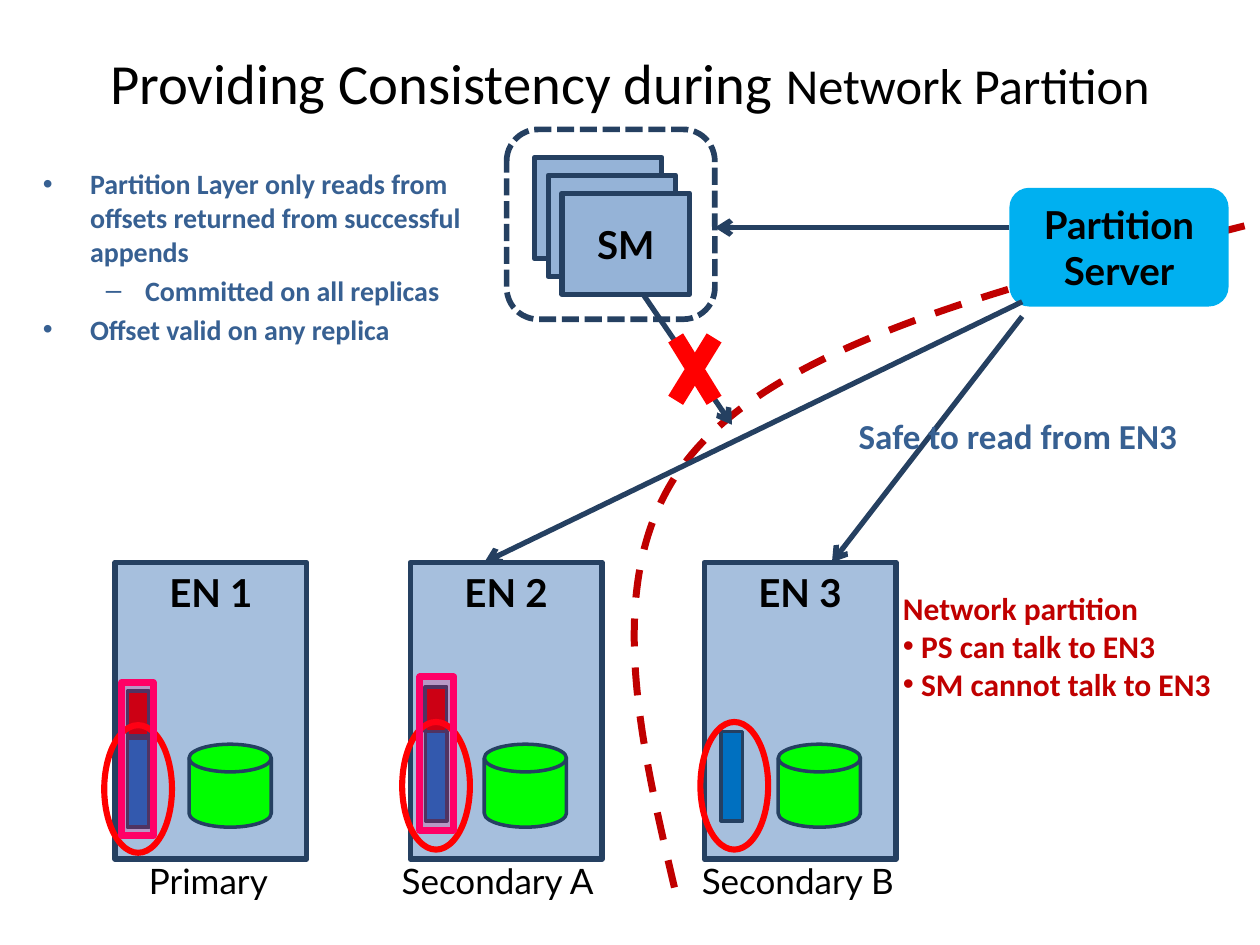
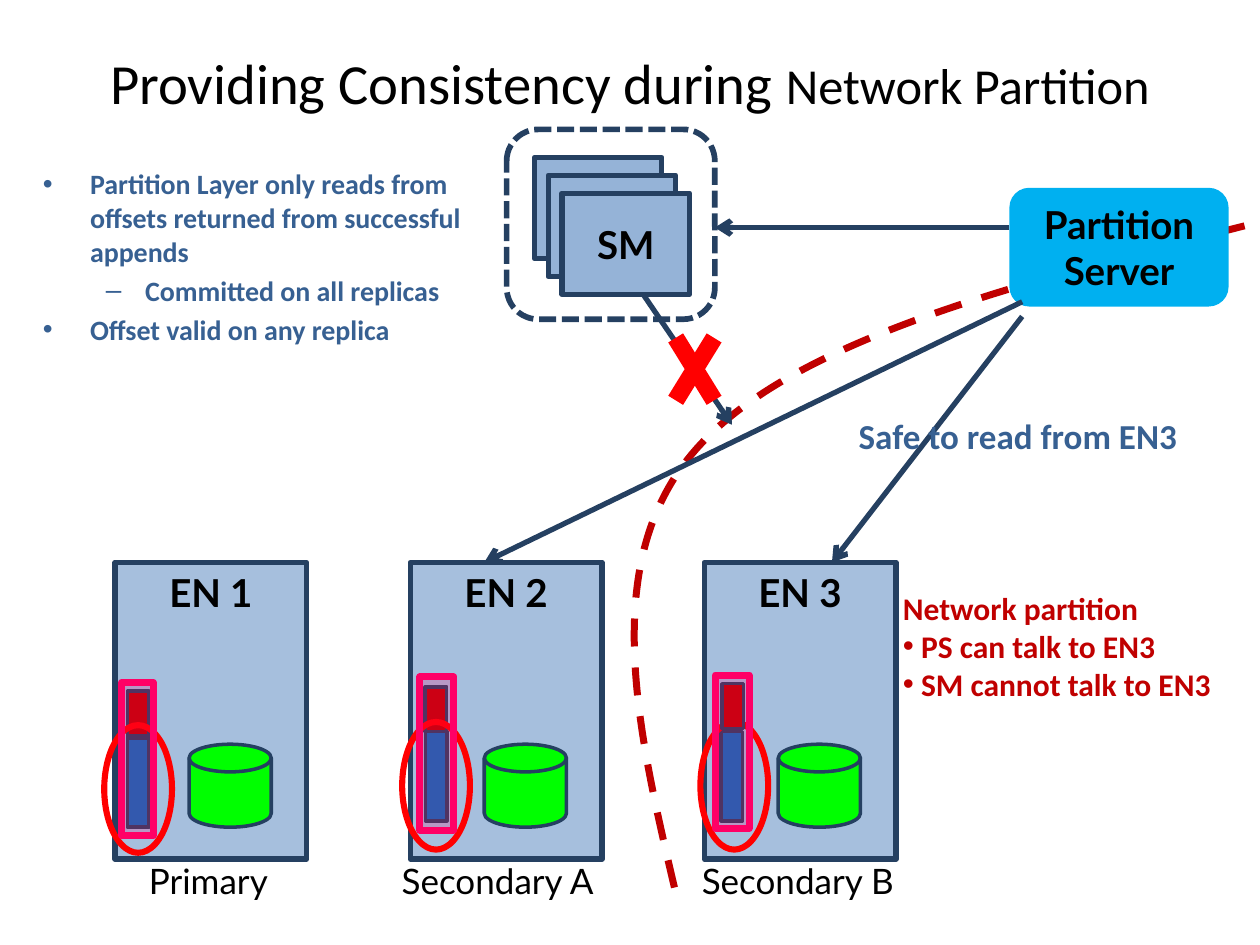
Before and after one commit to pnquanganh/distributed-storage-system, a slide deck: slide 18 of Paper Presentation/Merge.pptx. Drawn at 1260x945 pixels with LibreOffice and Linux fonts; fonts in the diff are those of the drawing. Boxes give left, top, right and bottom in pixels: in the first picture for what was removed or moved away, otherwise in the second. Text is boxed around its words. In the diff, an @@ line names an element or a change of style, - is before the commit and + after.

```diff
--- a/Paper Presentation/Merge.pptx
+++ b/Paper Presentation/Merge.pptx
@@ rectangle added at [716,675,750,829], fill #FF0066 at 20% opacity, outline #FF0066 4 pt @@
@@ rectangle added at [722,684,743,728], fill #C00000, outline #254061 2 pt @@
```
